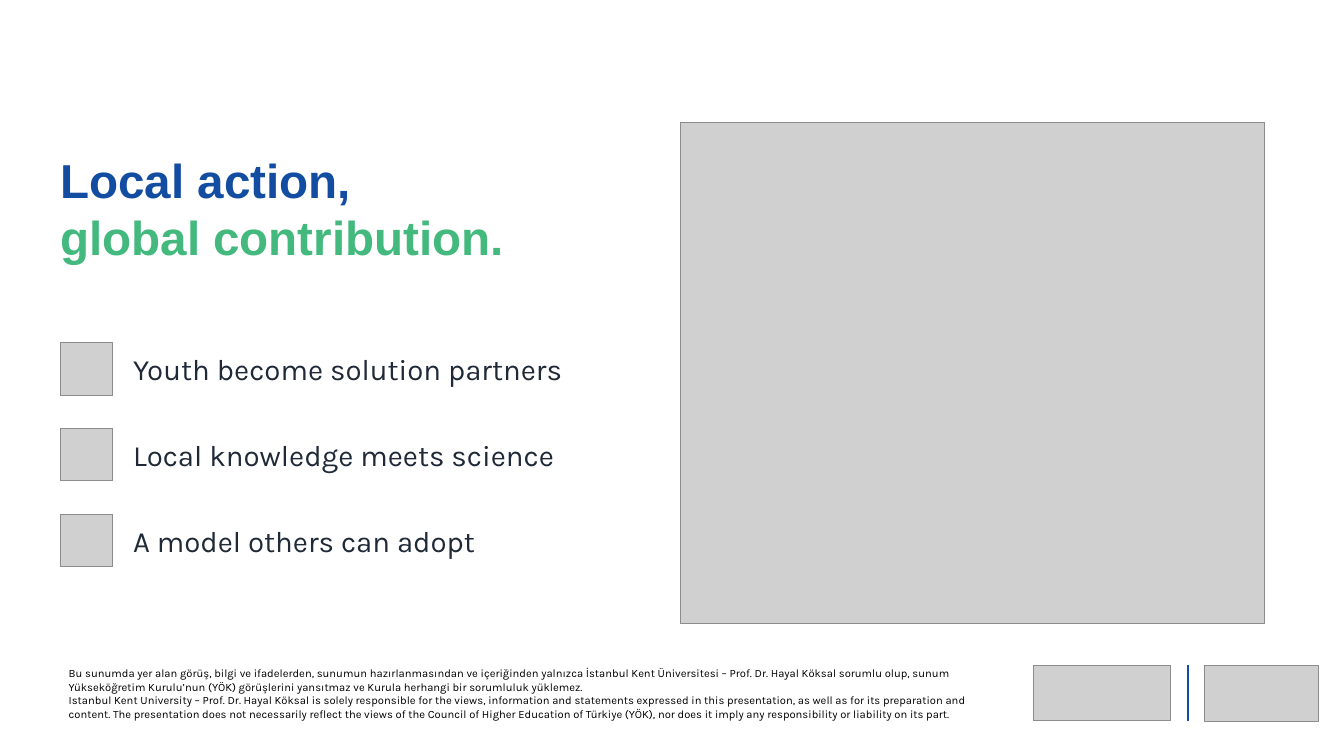
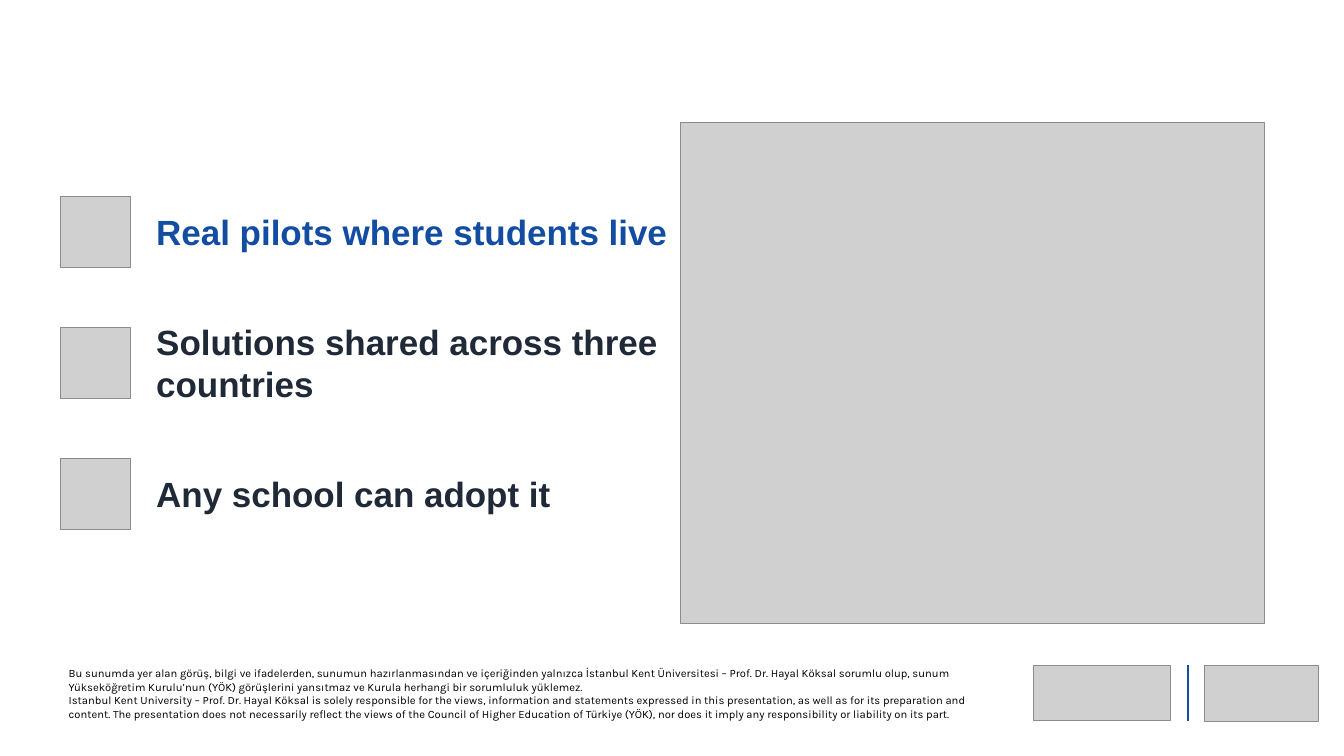
Before and after one commit to newtonsgrandson/cop-31-hayal-koksal, a slide deck: slide 5 of dijital_ekran/COP31_Climate_IMECE_Digital_Screen_EN.pptx. Drawn at 1344x756 pixels with LibreOffice and Linux fonts; fonts in the diff are those of the drawing; grey boxes stand for pictures; background and template pictures are left out. Boxes give left, top, right and bottom in pixels: in the first picture for what was removed or moved away, otherwise in the second. Text is boxed around its words. In the diff, an @@ line names an element or a change of style, - is before the commit and + after.

```diff
--- a/dijital_ekran/COP31_Climate_IMECE_Digital_Screen_EN.pptx
+++ b/dijital_ekran/COP31_Climate_IMECE_Digital_Screen_EN.pptx
@@ text removed at [60, 163, 503, 265] @@
-Local action,
-global contribution.
@@ picture: place and size @@
-picture at [60, 514, 113, 567]
+picture at [60, 197, 131, 267]
@@ text added at [156, 219, 667, 252], 25 pt, text #124DA2, bold @@
+Real pilots where students live
@@ picture: place and size @@
-picture at [60, 343, 113, 395]
+picture at [60, 328, 131, 398]
@@ text added at [156, 329, 658, 398], 25 pt, text #1F2937, bold @@
+Solutions shared across three countries
@@ text removed at [133, 360, 562, 387] @@
-Youth become solution partners
@@ text removed at [133, 446, 553, 473] @@
-Local knowledge meets science
@@ picture: place and size @@
-picture at [60, 429, 113, 481]
+picture at [60, 459, 131, 529]
@@ text at [156, 481, 550, 514]: text changed; size 21 to 25 pt; font Karla to Arial; bold on @@
-A model others can adopt
+Any school can adopt it
```
Also in this commit, not shown: 3 other slides changed, 18 other files.
